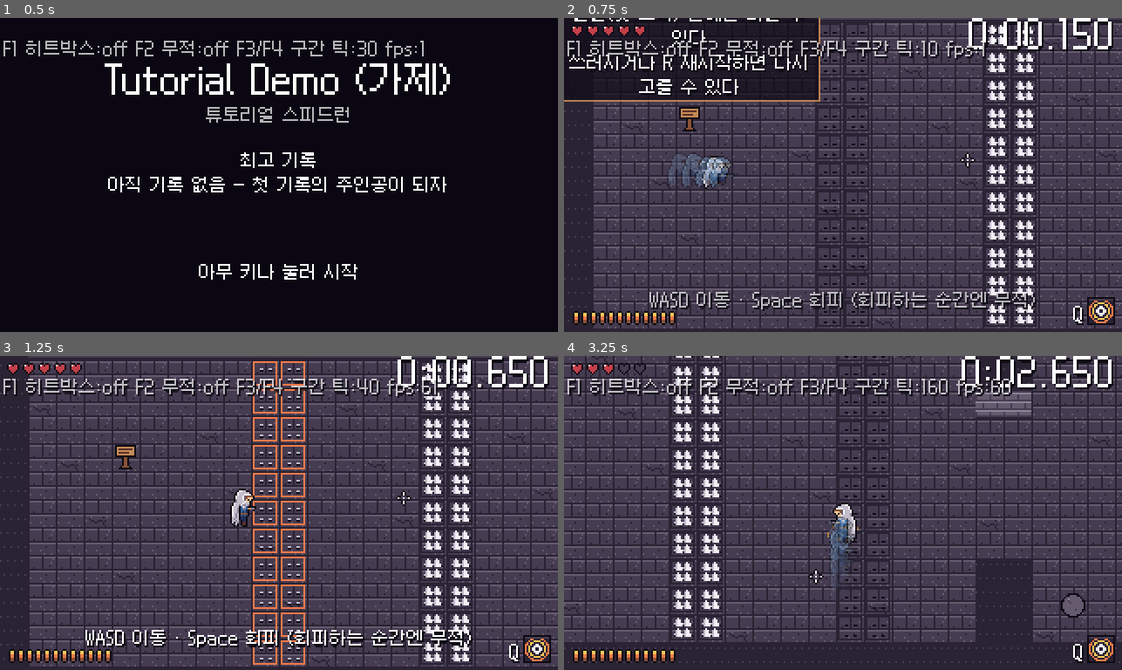
Above: before the commit, frames 1-4 (two rows, left to right).
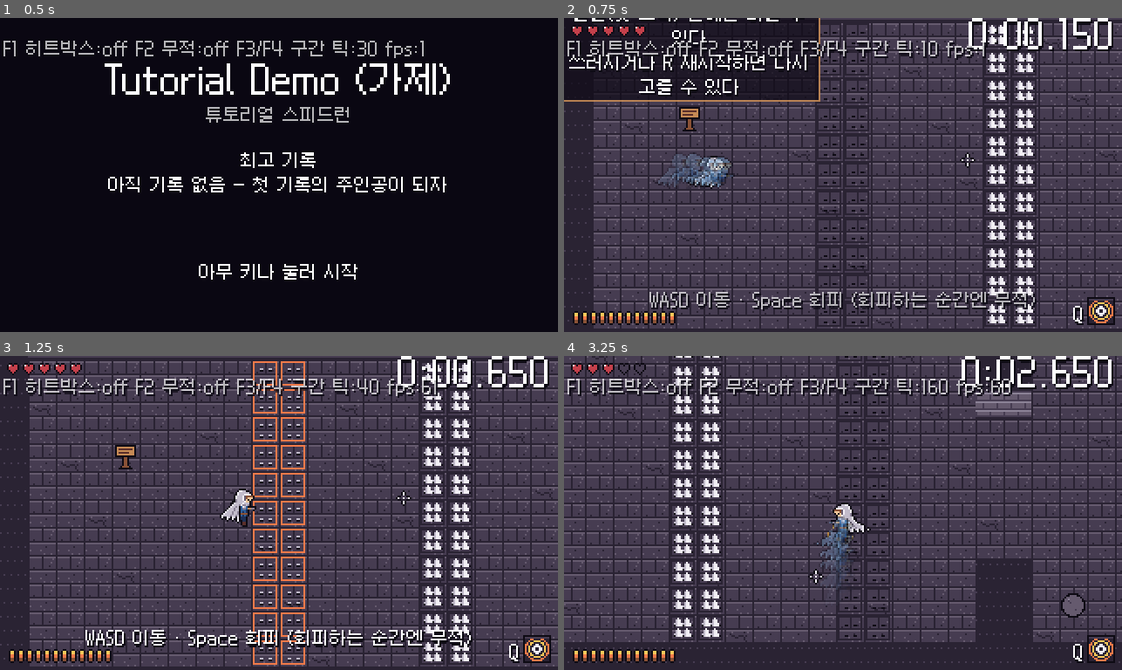
Above: after the commit, the same moments.

Repository: sadagu-0932/New
Game: Godot game, scene res://main.tscn
The game is run twice, just before and just after one commit, with the same random seed, the same clock (stepped at 60 frames per second) and the same inputs.
Inputs (mouse positions are in pixels of both pictures, inside the frame that each line leads up to):
- Up to frame 1 (0.5 s): no input
- Up to frame 2 (0.75 s): tap Enter (menu_confirm) at 0.5 s; move the mouse to (965, 159) at 0.52 s; hold D (move_right) from 0.53 s (still down); tap Space (dodge) at 0.6 s; click (965, 159) at 0.67 s
- Up to frame 3 (1.25 s): keep holding D (move_right)
- Up to frame 4 (3.25 s): move the mouse to (731, 528) at 1.27 s; release D (move_right) at 1.28 s; hold S (move_down) 1.28-2.03 s; tap Space (dodge) at 1.35, 2.3, 3.05 s; move the mouse to (898, 443) at 2.02 s; hold D (move_right) 2.03-2.78 s; tap E (interact) at 2.1 s; move the mouse to (815, 575) at 2.77 s; hold W (move_up) from 2.78 s (still down); right-click (815, 575) at 2.85 s; click (815, 575) at 2.92 s

Frame 1 is identical in both runs. In frame 2, 0.4% of the frame differs, in the area x 16-29%, y 47-55%; in frame 3, 0.1%; in frame 4, 0.3%.

Commit message:
망토가 움직임에 따라 휘날림: 등 뒤 망토를 별도 층으로 분리(기울기 5단계×펄럭 2프레임), 스프링으로 속도·방향을 따라가 멈추면 출렁, 회피 시 펄럭, 뒷걸음질 시 눌림
Co-Authored-By: Claude Opus 5.5 <noreply@anthropic.com>
Claude-Session: https://claude.ai/code/session_01DgWHarJPQESHWgitdsXbZA

Diff:
--- /dev/null
+++ b/art/themes/dungeon/player_cloak.json
@@ -0,0 +1,36 @@
+{
+  "frame_width": 24,
+  "frame_height": 24,
+  "animations": {
+    "cloak_fwd": {
+      "row": 0,
+      "frames": 2,
+      "fps": 4.0,
+      "loop": true
+    },
+    "cloak_hang": {
+      "row": 1,
+      "frames": 2,
+      "fps": 4.0,
+      "loop": true
+    },
+    "cloak_trail1": {
+      "row": 2,
+      "frames": 2,
+      "fps": 8.0,
+      "loop": true
+    },
+    "cloak_trail2": {
+      "row": 3,
+      "frames": 2,
+      "fps": 10.0,
+      "loop": true
+    },
+    "cloak_billow": {
+      "row": 4,
+      "frames": 2,
+      "fps": 14.0,
+      "loop": true
+    }
+  }
+}
--- a/data/feel.tres
+++ b/data/feel.tres
@@ -11,5 +11,11 @@
 shake_enemy_death = Vector2(1, 0.1)
 flash_perfect = Vector2(0.35, 0.12)
 flash_hit = Vector2(0.25, 0.1)
+cloak_stiffness = 0.16
+cloak_damping = 0.22
+cloak_run_lean = 2.2
+cloak_vertical_factor = 0.5
+cloak_dodge_lean = 3.2
+cloak_backpedal_lean = -1.0
 afterimage_interval_ticks = 2
 afterimage_fade_seconds = 0.2
--- a/player/player.gd
+++ b/player/player.gd
@@ -44,6 +44,10 @@
 var _dash_speed: float = 0.0
 ## 콤보 단계 표시 (캐릭터 주변 이펙트, 숫자 없음)
 var _aura: AnimatedSprite2D
+## 등 뒤 망토 층: 움직임을 스프링으로 따라가며 휘날림 (화면 표시 전용)
+var _cloak: AnimatedSprite2D
+var _cloak_lean: float = 0.0
+var _cloak_vel: float = 0.0
 
 
 func _ready() -> void:
@@ -69,6 +73,12 @@
 	body_shape.position = Vector2(0, data.body_offset_y)
 	add_child(body_shape)
 
+	# 망토는 몸보다 먼저 추가 → 몸 뒤에 그려진다
+	_cloak = AnimatedSprite2D.new()
+	_cloak.sprite_frames = DB.theme.load_sheet("player_cloak")
+	_cloak.play(&"cloak_hang")
+	add_child(_cloak)
+
 	_sprite = AnimatedSprite2D.new()
 	_sprite.sprite_frames = DB.theme.load_sheet("player")
 	_sprite.offset = SpriteSheet.foot_offset(_sprite.sprite_frames)
@@ -104,12 +114,14 @@
 	var input := PlayerInput.current
 	if state == State.DEAD:
 		velocity = Vector2.ZERO
+		_update_cloak()
 		return
 	if cutscene_lock:
 		velocity = Vector2.ZERO
 		if _sprite.animation != &"idle":
 			_sprite.play(&"idle")
 		_sprite.modulate = Color.WHITE
+		_update_cloak()
 		return
 	_update_aim(input)
 	melee.aim_dir = aim_dir
@@ -410,11 +422,61 @@
 	else:
 		_sprite.modulate = Color.WHITE
 	_update_aura()
+	_update_cloak()
 	# 회피·돌진 잔상 (화면 표시)
 	if (state == State.DODGE or state == State.DASH_SLASH) and Game.tick % maxi(DB.feel.afterimage_interval_ticks, 1) == 0:
 		var tint := Color(1.0, 0.8, 0.4) if state == State.DASH_SLASH else Color(0.6, 0.85, 1.0)
+		AfterImage.spawn(_cloak.sprite_frames.get_frame_texture(_cloak.animation, _cloak.frame),
+			global_position + _cloak.offset, _cloak.flip_h, DB.feel.afterimage_fade_seconds, tint)
 		AfterImage.spawn(_sprite.sprite_frames.get_frame_texture(_sprite.animation, _sprite.frame),
 			global_position + _sprite.offset, _sprite.flip_h, DB.feel.afterimage_fade_seconds, tint)
+
+
+## 망토 기울기 단계 (-1 앞으로 쏠림 ~ 3 펄럭) → 애니메이션 이름
+const CLOAK_ANIMS: Array[StringName] = [&"cloak_fwd", &"cloak_hang", &"cloak_trail1", &"cloak_trail2", &"cloak_billow"]
+
+
+## 망토: 이동 속도·방향을 스프링으로 따라간다. 멈추면 한 번 앞으로 출렁였다가 늘어짐 (화면 표시 전용)
+func _update_cloak() -> void:
+	var f := DB.feel
+	var facing := -1.0 if _sprite.flip_h else 1.0
+	var target := 0.0
+	if state == State.DODGE or state == State.DASH_SLASH:
+		target = f.cloak_dodge_lean
+	elif state != State.DEAD and not cutscene_lock:
+		var run := maxf(data.move_speed, 1.0)
+		var along := velocity.x * facing / run      # +: 보는 쪽으로 달림 → 뒤로 날림
+		var vertical := absf(velocity.y) / run
+		if along >= 0.0:
+			target = along * f.cloak_run_lean
+		else:
+			target = -along * f.cloak_backpedal_lean
+		target += vertical * f.cloak_vertical_factor * f.cloak_run_lean
+	_cloak_vel += (target - _cloak_lean) * f.cloak_stiffness
+	_cloak_vel *= 1.0 - f.cloak_damping
+	_cloak_lean += _cloak_vel
+	var idx := clampi(roundi(_cloak_lean) + 1, 0, CLOAK_ANIMS.size() - 1)
+	if _cloak.animation != CLOAK_ANIMS[idx]:
+		_cloak.play(CLOAK_ANIMS[idx])
+	# 몸 기준 위치에 붙인다 (망토 그림은 뒤쪽으로 8px 넓음)
+	var half_extra := (_cloak.sprite_frames.get_frame_texture(_cloak.animation, 0).get_width() - 16) * 0.5
+	_cloak.flip_h = _sprite.flip_h
+	_cloak.offset = Vector2(-half_extra * facing, _sprite.offset.y + _crouch_y())
+	_cloak.modulate = _sprite.modulate
+	if _sprite.animation == &"hurt":
+		_cloak.modulate = Color(1, 0.55, 0.55) if _sprite.frame == 1 else Color(1.6, 1.6, 1.6)
+	# 쓰러져 누우면 망토는 누운 그림에 포함되어 있으므로 숨김
+	_cloak.visible = not (_sprite.animation == &"death" and _sprite.frame >= 2)
+
+
+## 몸 그림이 웅크린 정도 (망토도 같이 내려간다)
+func _crouch_y() -> float:
+	match _sprite.animation:
+		&"dodge":
+			return 4.0 if _sprite.frame == 1 else 2.0
+		&"death":
+			return 2.0 if _sprite.frame == 0 else 4.0
+	return 0.0
 
 
 ## 콤보 단계 이펙트: 단계가 오를수록 크고 진하게 (노랑 → 주황 → 흰빛). 숫자 표시 없음
--- a/skills/decoy.gd
+++ b/skills/decoy.gd
@@ -16,6 +16,12 @@
 	add_to_group(GROUP)
 	hp = data.hp
 	_left = data.duration_ticks
+	var cloak := AnimatedSprite2D.new()
+	cloak.sprite_frames = DB.theme.load_sheet("player_cloak")
+	cloak.play(&"cloak_hang")
+	cloak.offset = Vector2(-4, SpriteSheet.foot_offset(DB.theme.load_sheet("player")).y)
+	cloak.modulate = Color(0.7, 0.8, 1.0, 0.75)
+	add_child(cloak)
 	_sprite = AnimatedSprite2D.new()
 	_sprite.sprite_frames = DB.theme.load_sheet("player")
 	_sprite.offset = SpriteSheet.foot_offset(_sprite.sprite_frames)
--- a/tests/test_m10.gd
+++ b/tests/test_m10.gd
@@ -13,6 +13,7 @@
 	test_title_ignores_fullscreen_key()
 	test_export_preset()
 	await test_tall_player_feet()
+	await test_cloak_follows_motion()
 	if level != null:
 		level.queue_free()
 		level = null
@@ -106,3 +107,32 @@
 	var bottom := sprite.offset.y + h * 0.5
 	check(is_equal_approx(bottom, LevelMap.TILE_SIZE * 0.5), "발 위치 그대로 (아래끝 %.1f)" % bottom)
 	check(DB.player.hurtbox_radius == 4.0 and DB.player.body_radius == 4.0, "판정 크기는 그대로")
+
+
+## 망토가 움직임에 따라 휘날린다 (화면 표시 전용)
+func test_cloak_follows_motion() -> void:
+	await new_level("res://tests/maps/m3_test.txt")
+	var p := level.player
+	var aim_right := p.global_position + Vector2(200, 0)
+	input.push(Vector2.ZERO, 20, 0, 0, aim_right)
+	await step(20)
+	check(p._cloak.animation == &"cloak_hang", "가만히 있으면 늘어짐 (%s)" % p._cloak.animation)
+	input.push(Vector2.RIGHT, 40, 0, 0, aim_right + Vector2(100, 0))
+	await step(40)
+	check(p._cloak.animation == &"cloak_trail2", "달리면 뒤로 크게 날림 (%s)" % p._cloak.animation)
+	var seen_fwd := false
+	input.push(Vector2.ZERO, 40, 0, 0, aim_right)
+	for i in 40:
+		await step(1)
+		if p._cloak.animation == &"cloak_fwd" or p._cloak.animation == &"cloak_hang":
+			seen_fwd = seen_fwd or p._cloak_lean < 0.0
+	check(seen_fwd or p._cloak_lean < 0.5, "멈추면 출렁이다 늘어짐 (기울기 %.2f)" % p._cloak_lean)
+	check(p._cloak.animation == &"cloak_hang", "다시 늘어짐")
+	input.push(Vector2.RIGHT, 1, 0, InputFrame.DODGE, aim_right)
+	await step(5)
+	check(p._cloak.animation == &"cloak_billow" or p._cloak.animation == &"cloak_trail2", "회피하면 펄럭 (%s)" % p._cloak.animation)
+	await step(30)
+	input.push(Vector2.LEFT, 40, 0, 0, p.global_position + Vector2(200, 0))
+	await step(40)
+	check(p._cloak.animation == &"cloak_fwd", "조준 반대로 뒷걸음질하면 몸 쪽으로 눌림 (%s)" % p._cloak.animation)
+	check(p._cloak.flip_h == p._sprite.flip_h, "망토는 몸과 같은 쪽을 봄")
--- a/ui/feel_data.gd
+++ b/ui/feel_data.gd
@@ -14,6 +14,20 @@
 @export var flash_perfect: Vector2 = Vector2.ZERO
 @export var flash_hit: Vector2 = Vector2.ZERO
 
+@export_group("망토 (움직임에 따라 휘날림, 화면 표시만)")
+## 스프링 세기: 클수록 빨리 따라감
+@export var cloak_stiffness: float = 0.0
+## 감쇠: 클수록 덜 출렁임 (0~1)
+@export var cloak_damping: float = 0.0
+## 이동 속도(달리기 = 1)일 때 목표 기울기 (0 늘어짐 ~ 3 펄럭)
+@export var cloak_run_lean: float = 0.0
+## 위아래로 움직일 때 반영 비율
+@export var cloak_vertical_factor: float = 0.0
+## 회피·돌진 중 목표 기울기
+@export var cloak_dodge_lean: float = 0.0
+## 뒤로 걸을 때(조준 반대 방향) 몸 쪽으로 눌리는 정도
+@export var cloak_backpedal_lean: float = 0.0
+
 @export_group("잔상 (회피·돌진 중)")
 ## 몇 틱마다 잔상을 남길지
 @export var afterimage_interval_ticks: int = 0
Binary file changed: art/themes/dungeon/player.png
Binary file added: art/themes/dungeon/player_cloak.png
Not shown, added: art/themes/dungeon/player_cloak.png.import
